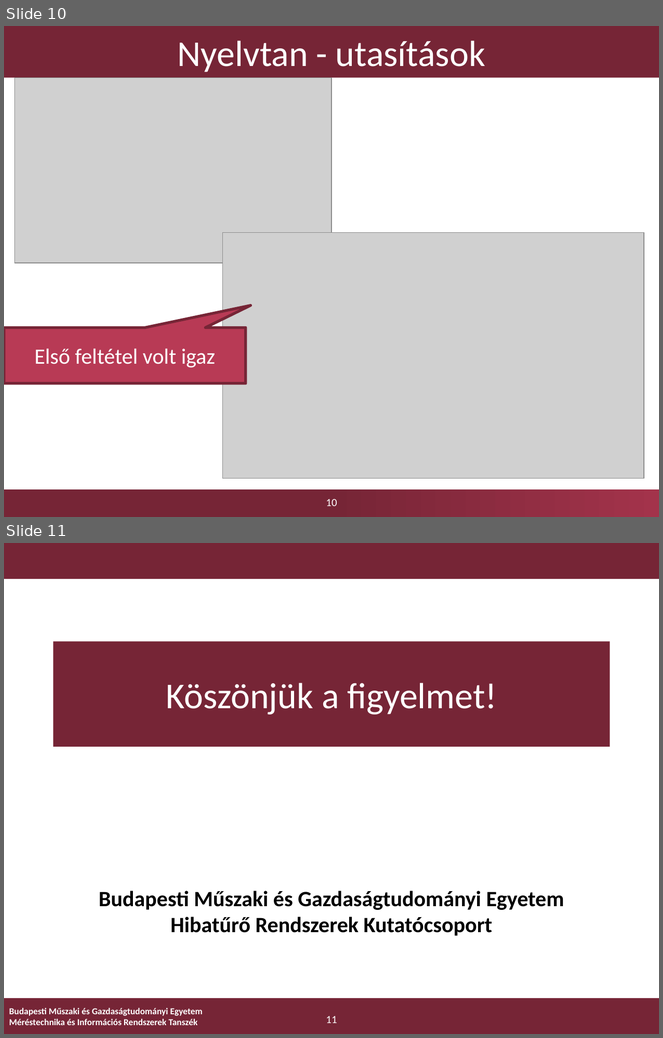
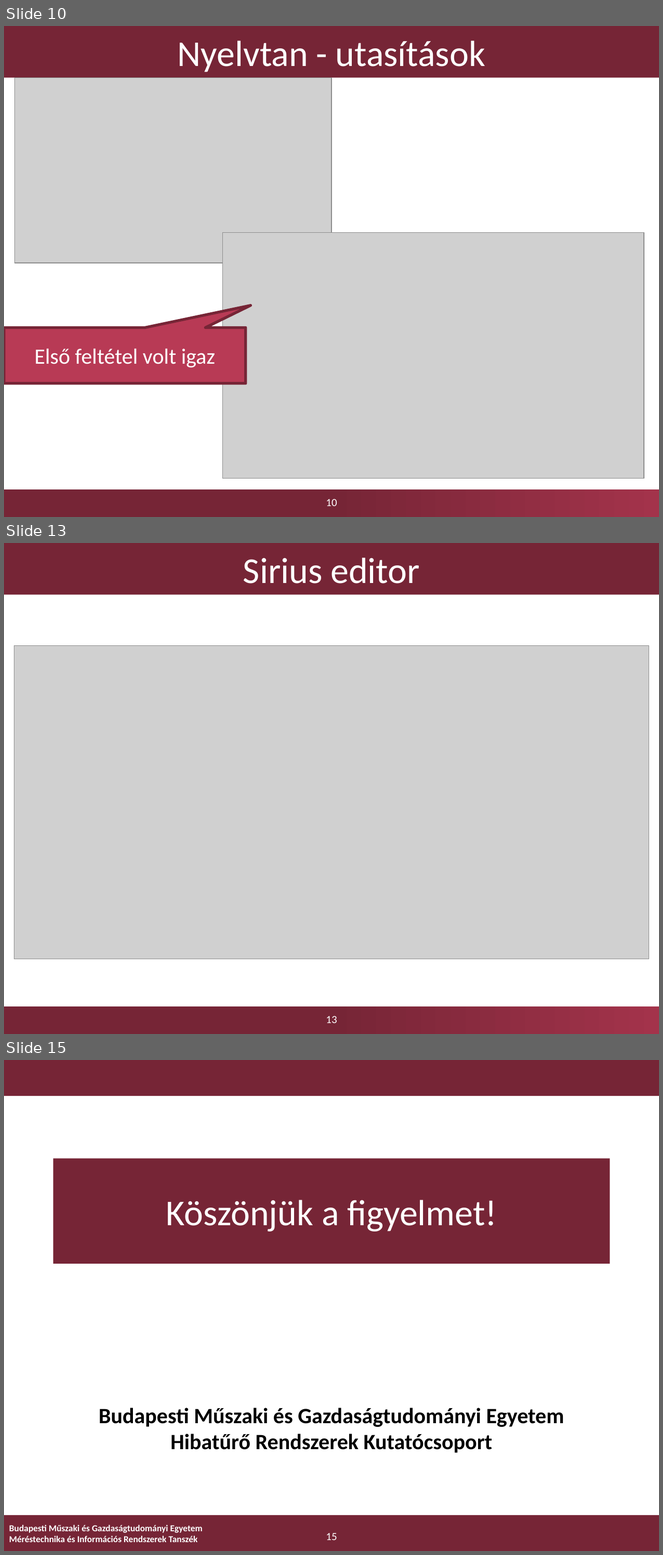
Before and after one commit to FTSRG-MDSD/MDSD-2016-ztz, a slide deck: doc/prezi/hw2/ztz-presentation.pptx. Shown one above the other, each under a label of ours: slides 10 and 11 before the commit, slides 10, 13 and 15 after it; the slides between them are not shown. The pictures are 663x1038 and 663x1555 pixels, drawn with LibreOffice and Linux fonts; fonts in the diff are those of the drawing; grey boxes stand for pictures; background and template pictures are left out. Boxes give left, top, right and bottom in pixels: in the first picture for what was removed or moved away, otherwise in the second. Text is boxed around its words. In the diff, an @@ line names an element or a change of style, - is before the commit and + after.

Commit message:
sirius prezentation + worklog

```diff
--- a/doc/prezi/hw2/ztz-presentation.pptx
+++ b/doc/prezi/hw2/ztz-presentation.pptx
@@ slide 13 added at <box>4,543,659,1034</box>, background #FFFFFF; not listed: 1 template element that a slide beside it also shows @@
@@ title added at <box>4,543,659,595</box>, fill #762536, 40 pt, text #FFFFFF @@
+Sirius editor
@@ picture added at <box>14,646,649,960</box> @@
@@ page number added at <box>326,1016,337,1023</box>, 12 pt, text #FFFFFF @@
+13
@@ what was slide 11 is now slide 15 @@
@@ page number at <box>326,1533,337,1540</box>: text changed @@
-11
+15
```
Also in this commit, not shown: 3 other slides added, 5 other files.
